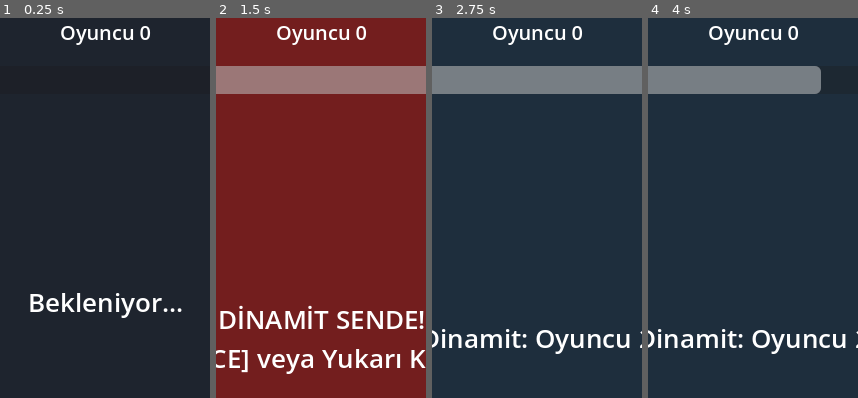
Above: before the commit, frames 1-4 (left to right).
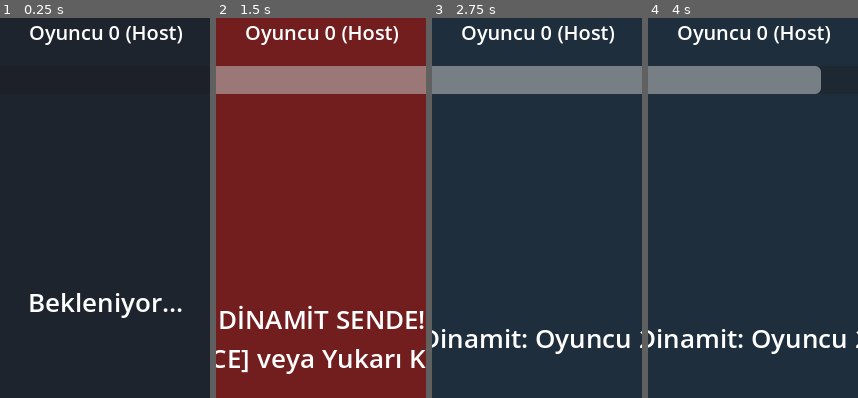
Above: after the commit, the same moments.

Repository: rifkikesepara/pocket-party
Game: Godot game, scene res://minigames/dinamit/Dinamit.tscn
Same seed, same stepped clock (60 frames per second), same inputs: the game is played once before the commit and once after it.
Inputs (mouse positions are % of the whole screen's width and height, from its top left):
- Up to frame 1 (0.25 s): no input
- Up to frame 2 (1.5 s): click "Turu Başlat" at 0.5 s; tap Enter at 1.25 s; move the mouse to (72, 45) at 1.27 s; hold Right from 1.28 s (still down); click (72, 45) at 1.42 s
- Up to frame 3 (2.75 s): tap Space at 1.52, 2.27 s; move the mouse to (30, 55) at 2.02 s; release Right at 2.03 s; hold Left from 2.03 s (still down)
- Up to frame 4 (4 s): move the mouse to (60, 28) at 2.77 s; release Left at 2.78 s; hold Right from 2.78 s (still down); move the mouse to (45, 70) at 3.52 s; click (45, 70) at 3.67 s; tap Space at 3.77 s
The pictures show only the part of the screen within x 25-75%, y 12-62%; the shares and areas given below are measured in that part.

The runs differ from the first frame. In frame 1, 1.6% of the frame differs, in the area x 14-87%, y 2-8%; in frame 2, 1.6%; in frame 3, 1.6%; in frame 4, 1.6%.

Commit message:
Add LAN UDP fallback in PartyNetworkBridge for PC-iPhone Wi-Fi testing

Diff:
--- a/autoload/PartyNetworkBridge.gd
+++ b/autoload/PartyNetworkBridge.gd
@@ -6,6 +6,7 @@
 
 const PACKET_SIZE: int = 16
 const MOCK_BASE_PORT: int = 42420
+const LAN_PORT: int = 42425
 
 enum PacketType {
 	CALIBRATION = 0x01,
@@ -17,9 +18,11 @@
 var local_player_id: int = 0
 var is_host: bool = false
 var is_mock_mode: bool = false
+var is_lan_mode: bool = false
 var connected_peers: Dictionary = {} # { player_id: { "name": String, "heading": float } }
 
 var _mock_udp: PacketPeerUDP = PacketPeerUDP.new()
+var _lan_udp: PacketPeerUDP = PacketPeerUDP.new()
 var _ble_plugin: Object = null
 
 func _ready() -> void:
@@ -28,6 +31,11 @@
 		_init_mock_network()
 	else:
 		_init_native_ble()
+
+func set_local_player_id(player_id: int) -> void:
+	local_player_id = clampi(player_id, 0, 7)
+	is_host = (local_player_id == 0)
+	connected_to_table.emit(local_player_id, is_host)
 
 func _parse_cli_args() -> void:
 	for arg: String in OS.get_cmdline_user_args():
@@ -53,12 +61,28 @@
 			peer_discovered.emit(id, p_name, rssi)
 		)
 	else:
-		push_warning("[PartyNetworkBridge] Native BLE eklentisi bulunamadı, tek oyunculu/mock moda geçiliyor.")
+		push_warning("[PartyNetworkBridge] Native BLE eklentisi bulunamadı, LAN UDP test moduna geçiliyor.")
+		_init_lan_network()
+
+func _init_lan_network() -> void:
+	var default_id: int = 1 if OS.get_name() in ["iOS", "Android"] else 0
+	set_local_player_id(default_id)
+	var err: Error = _lan_udp.bind(LAN_PORT, "*")
+	if err == OK:
+		_lan_udp.set_broadcast_enabled(true)
+		is_lan_mode = true
+		print("[PartyNetworkBridge] LAN UDP aktif. Oyuncu ID: %d, Port: %d" % [local_player_id, LAN_PORT])
+	else:
+		push_warning("[PartyNetworkBridge] LAN UDP portu bağlanamadı: %d" % LAN_PORT)
 
 func _process(_delta: float) -> void:
 	if is_mock_mode and _mock_udp.get_available_packet_count() > 0:
 		var raw: PackedByteArray = _mock_udp.get_packet()
 		_on_raw_packet_arrived(raw)
+	elif is_lan_mode:
+		while _lan_udp.get_available_packet_count() > 0:
+			var raw: PackedByteArray = _lan_udp.get_packet()
+			_on_raw_packet_arrived(raw)
 
 func send_packet(p_type: int, target_id: int, game_id: int, heading: int, seed_val: int, custom_payload: PackedByteArray) -> void:
 	var packet: PackedByteArray = PackedByteArray()
@@ -86,8 +110,24 @@
 			if peer_id != local_player_id:
 				_mock_udp.set_dest_address("127.0.0.1", MOCK_BASE_PORT + peer_id)
 				_mock_udp.put_packet(packet)
+	elif is_lan_mode:
+		_broadcast_lan_packet(packet)
 	elif _ble_plugin != null:
 		_ble_plugin.send_ble_packet(packet)
+
+func _broadcast_lan_packet(packet: PackedByteArray) -> void:
+	var sent_targets: Dictionary = {}
+	for addr: String in IP.get_local_addresses():
+		if addr.contains(".") and not addr.begins_with("127.") and not addr.begins_with("169.254."):
+			var parts: PackedStringArray = addr.split(".")
+			if parts.size() == 4:
+				var bcast: String = "%s.%s.%s.255" % [parts[0], parts[1], parts[2]]
+				if not sent_targets.has(bcast):
+					sent_targets[bcast] = true
+					_lan_udp.set_dest_address(bcast, LAN_PORT)
+					_lan_udp.put_packet(packet)
+	_lan_udp.set_dest_address("255.255.255.255", LAN_PORT)
+	_lan_udp.put_packet(packet)
 
 func _on_raw_packet_arrived(packet: PackedByteArray) -> void:
 	if packet.size() != PACKET_SIZE:
@@ -97,6 +137,8 @@
 		return
 
 	var sender_id: int = packet.decode_u8(1)
+	if sender_id == local_player_id:
+		return
 	var target_id: int = packet.decode_u8(2)
 	var game_id: int = packet.decode_u8(3)
 	var heading: int = packet.decode_u16(4)
